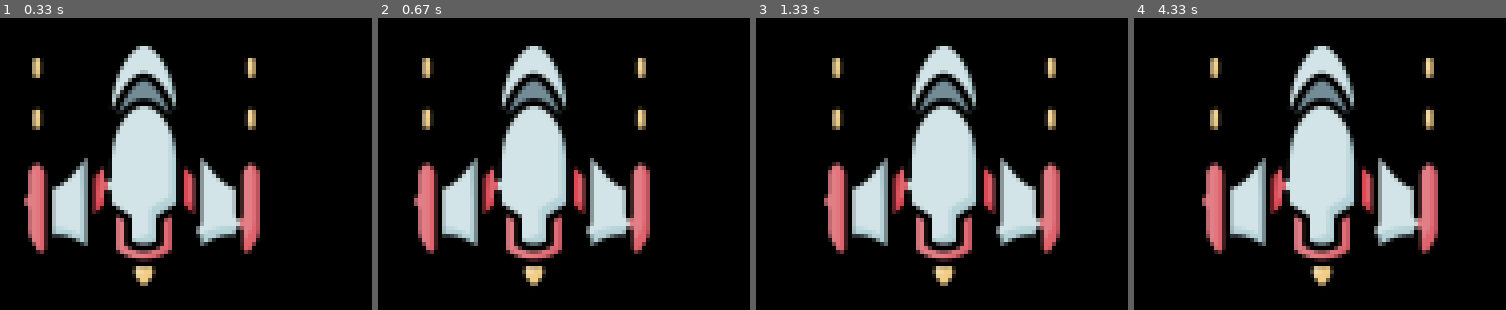
Above: before the commit, frames 1-4 (left to right).
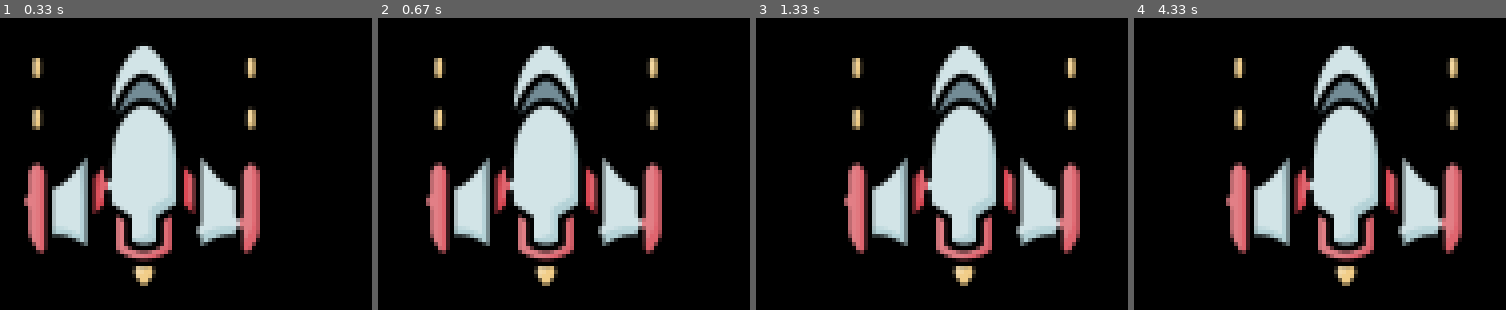
Above: after the commit, the same moments.

Repository: ViperStorm/Python-Code
Game: pygame game, started from pygame/main.py
The game is run twice, just before and just after one commit, with the same random seed, the same clock (stepped at 60 frames per second) and the same inputs.
Inputs:
- Up to frame 1 (0.33 s): no input
- Up to frame 2 (0.67 s): hold Right from 0.33 s (still down)
- Up to frame 3 (1.33 s): release Right at 0.8 s; hold Right 0.83-1.3 s
- Up to frame 4 (4.33 s): hold Left 1.33-1.87 s; hold Left 1.9-2.3 s; hold Right 2.33-2.97 s; hold Left 3-3.47 s; hold Right 3.5-3.97 s; hold Right from 4 s (still down)

Frame 1 is identical in both runs. In frame 2, 20% of the frame differs, in the area x 9-77%, y 9-92%; in frame 3, 24%; in frame 4, 26%, in the area x 18-89%, y 9-92%.

Commit message:
faster speed added

Diff:
--- a/pygame/main.py
+++ b/pygame/main.py
@@ -36,9 +36,9 @@
         # if keystroke is pressed check whether its right or left
         if event.type == pygame.KEYDOWN:
             if event.key == pygame.K_LEFT:
-                playerX_change = -0.2
+                playerX_change = -0.3
             elif event.key == pygame.K_RIGHT:
-                playerX_change = 0.2
+                playerX_change = 0.3
         elif event.type == pygame.KEYUP:
                 if event.key == pygame.K_LEFT or event.key == pygame.K_RIGHT:
                     playerX_change = 0
